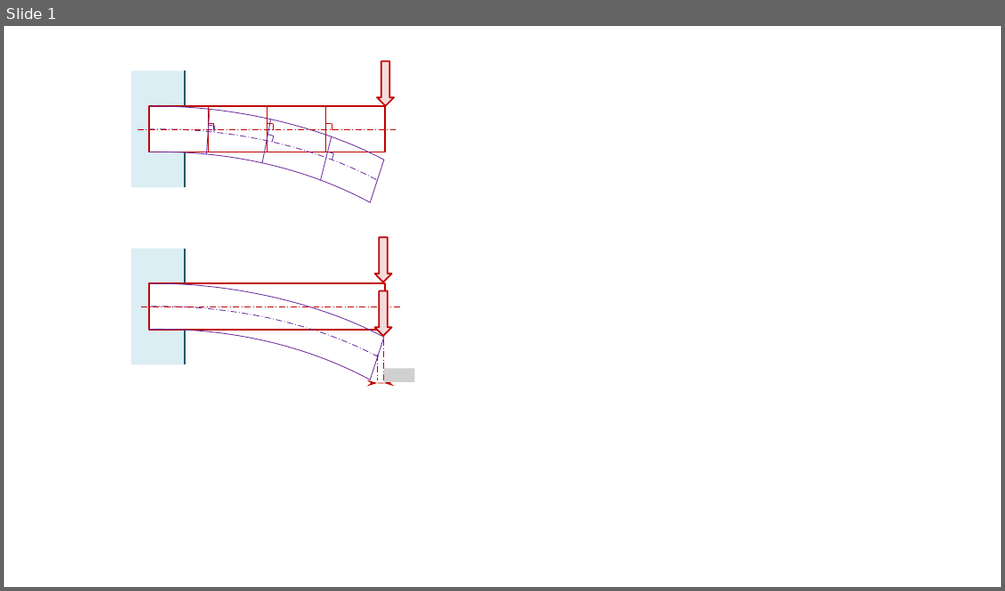
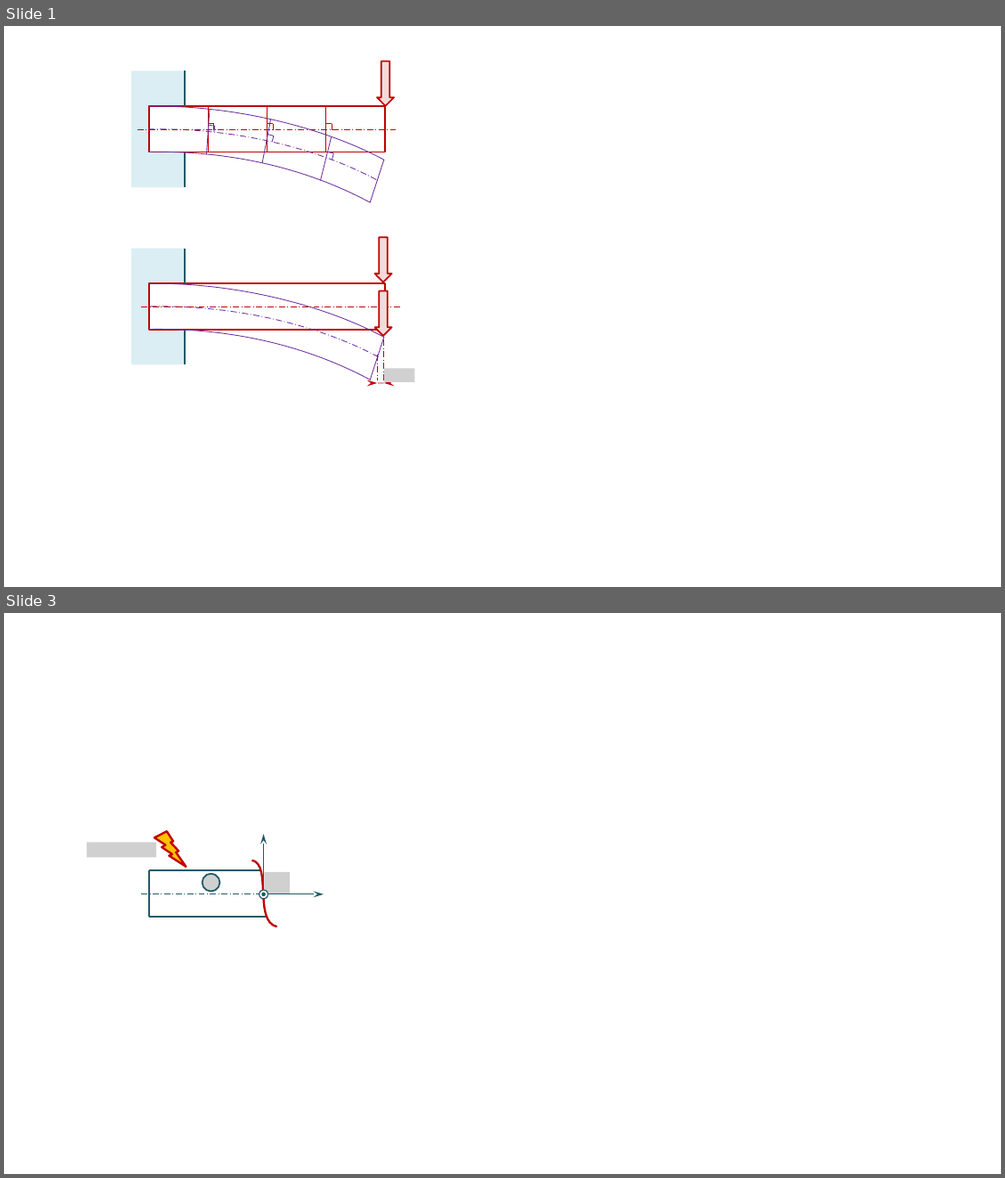
Before and after one commit to xpessoles/08_Etude_Deformation_Produits_Analyser_Modeliser_Resoudre, a slide deck: 01_ModelisationPiecesDeformables/Fiche/images/Figures.pptx. Shown one above the other, each under a label of ours: slide 1 before the commit, slides 1 and 3 after it; the slides between them are not shown. The pictures are 1005x591 and 1005x1178 pixels, drawn with LibreOffice and Linux fonts; fonts in the diff are those of the drawing; grey boxes stand for pictures; background and template pictures are left out. Boxes give left, top, right and bottom in pixels: in the first picture for what was removed or moved away, otherwise in the second. Text is boxed around its words. In the diff, an @@ line names an element or a change of style, - is before the commit and + after.

```diff
--- a/01_ModelisationPiecesDeformables/Fiche/images/Figures.pptx
+++ b/01_ModelisationPiecesDeformables/Fiche/images/Figures.pptx
@@ slide 3 added at (4, 613, 1001, 1174), background #FFFFFF @@
@@ picture added at (87, 843, 156, 858) @@
@@ lightning bolt added at (154, 831, 186, 867), fill #FFC000, outline #C00000 2 pt @@
@@ line added from (149, 870) to (260, 870), #215968 1.5 pt @@
@@ line added from (149, 870) to (149, 916), #215968 1.5 pt @@
@@ picture added at (202, 873, 220, 892) @@
@@ freeform shape added at (251, 859, 276, 928), outline #C00000 2 pt @@
@@ picture added at (264, 872, 290, 893) @@
@@ line added from (141, 893) to (297, 893), #215968 0.75 pt dashed @@
@@ group added at (259, 834, 324, 899): 2 arrows, 2 ellipses @@
@@ line added from (149, 916) to (267, 916), #215968 1.5 pt @@
```
Also in this commit, not shown: 1 other slide added, 5 other files.
